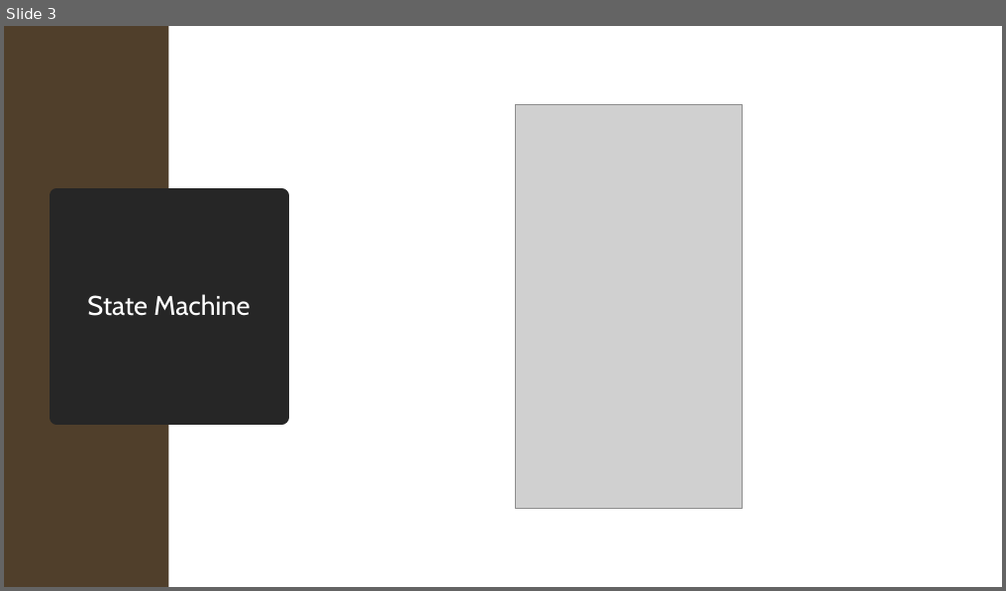
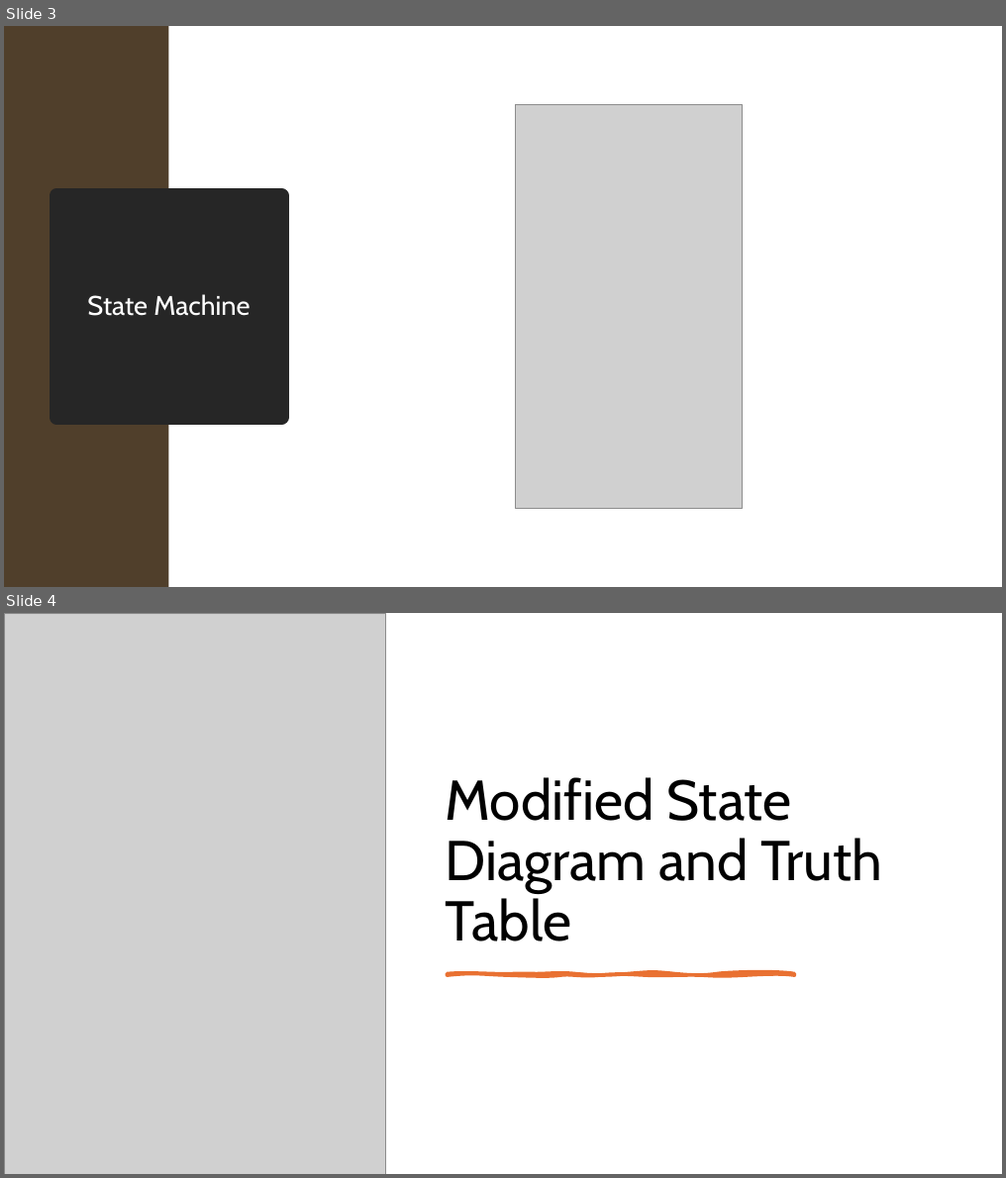
Before and after one commit to kbobster7/ENCE_2101_Bobby_King, a slide deck: Lab_7/Lab 7 report.pptx. Shown one above the other, each under a label of ours: slide 3 before the commit, slides 3 and 4 after it. The pictures are 1006x591 and 1006x1178 pixels, drawn with LibreOffice and Linux fonts; fonts in the diff are those of the drawing; grey boxes stand for pictures. Boxes give left, top, right and bottom in pixels: in the first picture for what was removed or moved away, otherwise in the second. Text is boxed around its words. In the diff, an @@ line names an element or a change of style, - is before the commit and + after.

```diff
--- a/Lab_7/Lab 7 report.pptx
+++ b/Lab_7/Lab 7 report.pptx
@@ slide 4 added at (4,613,1002,1174), background #FFFFFF @@
@@ picture added at (4,613,385,1174) @@
@@ title added at (446,777,882,942), 54 pt, text #000000 @@
+Modified State Diagram and Truth Table
@@ freeform shape added at (448,973,795,975), fill #E97132, outline #E97132 3.5 pt @@
```
Also in this commit, not shown: 2 other slides added, 1 slide removed, 3 other files.
